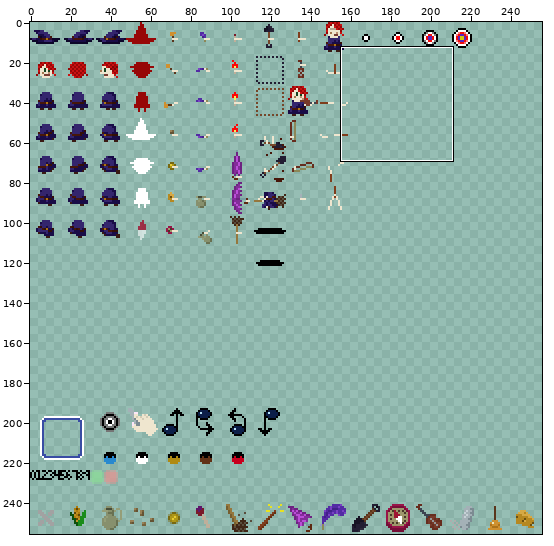
One commit to this sprite sheet: src/data/image/2.png. Above, an overview of the earlier version with the close-up marked.
Close-up. Old version:
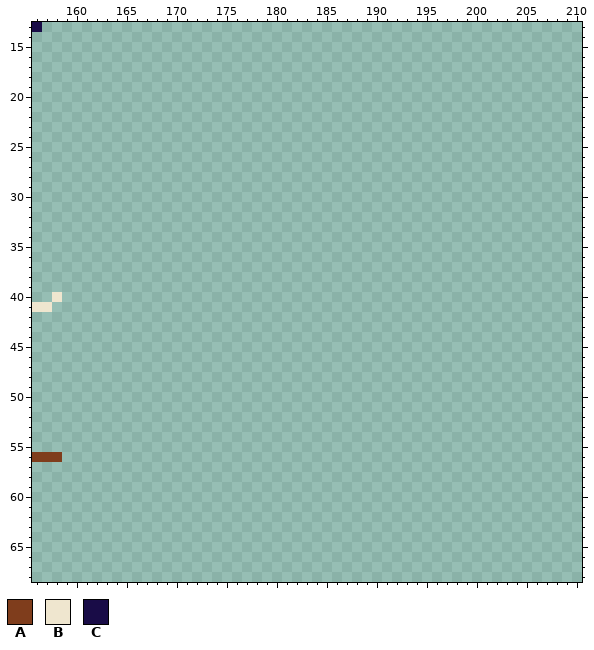
The file is 256x256 pixels. Colours within 5 levels of each other are drawn and written as one. Shown: x 156..210, y 13..68.
Palette (. is transparent): A #7f3d1c  B #efe6cf  C #190c47
Pixels before (only the part around the change), first column x 156:
13 C......................................................
14 .......................................................
15 .......................................................
16 .......................................................
17 .......................................................
18 .......................................................
19 .......................................................
20 .......................................................
21 .......................................................
22 .......................................................
23 .......................................................
24 .......................................................
25 .......................................................
26 .......................................................
27 .......................................................
28 .......................................................
29 .......................................................
30 .......................................................
31 .......................................................
32 .......................................................
33 .......................................................
34 .......................................................
35 .......................................................
36 .......................................................
37 .......................................................
38 .......................................................
39 .......................................................
40 ..B....................................................
41 BB.....................................................
42 .......................................................
43 .......................................................
44 .......................................................
45 .......................................................
46 .......................................................
47 .......................................................
48 .......................................................
49 .......................................................
50 .......................................................
51 .......................................................
52 .......................................................
53 .......................................................
54 .......................................................
55 .......................................................
56 AAA....................................................
57 .......................................................
58 .......................................................
59 .......................................................
60 .......................................................
61 .......................................................
62 .......................................................
63 .......................................................
64 .......................................................
65 .......................................................
66 .......................................................
67 .......................................................
68 .......................................................
The result:
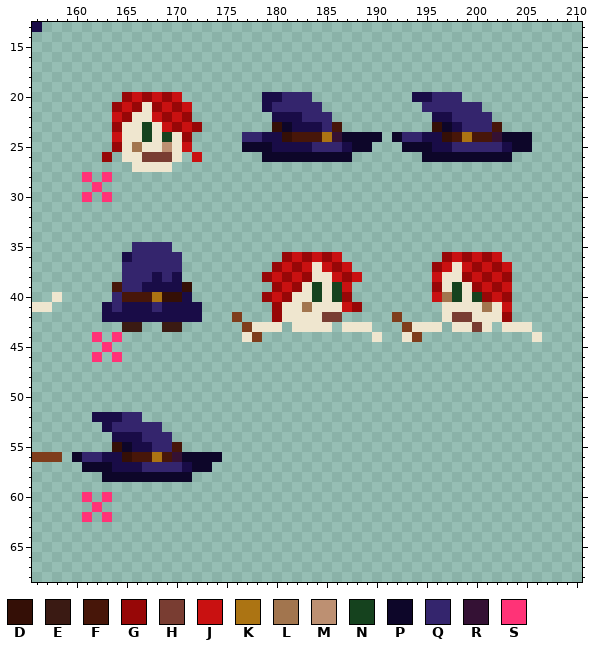
Colours new in this view: D #340f06  E #3a1a13  F #471609  G #970707  H #793d32  J #c91111  K #ac7413  L #a2754e  M #bd9072  N #15421e  P #0d0629  Q #34256d  R #341134  S #ff3377
Edits made:
y 20: x 165..170 ...... -> GJGJGJ; x 179..183 ..... -> CCQQQ; x 194..198 ..... -> CCQQQ
y 21: x 164..171 ........ -> GJGBGJGJ; x 179..184 ...... -> CQQQQQ; x 195..200 ...... -> QQQQQQ
y 22: x 164..171 ........ -> JGBBJGJG; x 180..185 ...... -> CCCQQQ; x 196..201 ...... -> CCQQQQ
y 23: x 164..172 ......... -> GBBNBJGJG; x 180..186 ....... -> DPCCCQF; x 196..202 ....... -> DPCQQQF
y 24: x 164..171 ........ -> JBBNBNBG; x 177..190 .............. -> QQCCDFFFKRPPPP; x 192..205 .............. -> PQQCCDFKFFRPPP
y 25: x 164..171 ........ -> GBLBBMBJ; x 177..189 ............. -> PPPCCCCQQQCPP; x 193..205 ............. -> PPPCCQQQQQCPP
y 26: x 163 . -> G; x 165..170 ...... -> BBHHHB; x 172 . -> J; x 179..187 ......... -> PPPPPPPPP; x 195..203 ......... -> PPPPPPPPP
y 27: x 166..169 .... -> BBBB
y 28: x 161 . -> S; x 163 . -> S
y 29: x 162 . -> S
y 30: x 161 . -> S; x 163 . -> S
y 35: x 166..169 .... -> QQQQ
y 36: x 165..170 ...... -> CQQQQQ; x 181..186 ...... -> GJGJGJ; x 197..202 ...... -> GJGJGJ
y 37: x 165..170 ...... -> QQQQQQ; x 180..187 ........ -> GJGJBJGJ; x 196..203 ........ -> GJBJGJGJ
y 38: x 165..170 ...... -> QQQCQC; x 179..188 .......... -> GJGJGBBJGJ; x 196..203 ........ -> JBBGJGJG
y 39: x 164..171 ........ -> FQQCCCCD; x 180..187 ........ -> GJGBNBNJ; x 196..203 ........ -> GBNBGJGJ
y 40: x 164..171 ........ -> QFFFKDDC; x 179..187 ......... -> GJGBBNBNG; x 196..203 ........ -> JLNBNGJG
y 41: x 163..172 .......... -> CQCCCQCCCC; x 180..188 ......... -> GBBLBBBJG; x 197..203 ....... -> BBBBLBJ
y 42: x 163..172 .......... -> CCCCCCCCCC; x 176 . -> A; x 180..186 ....... -> GBBBBHH; x 192 . -> A; x 197..203 ....... -> BHHBBBG
y 43: x 165..166 .. -> EE; x 169..170 .. -> EE; x 177..180 .... -> ABBB; x 182..185 .... -> BBBB; x 187..189 ... -> BBB; x 193..196 .... -> ABBB; x 198..201 .... -> BBHB; x 203..205 ... -> BBB
y 44: x 162 . -> S; x 164 . -> S; x 177..178 .. -> BA; x 190 . -> B; x 193..194 .. -> BA; x 206 . -> B
y 45: x 163 . -> S
y 46: x 162 . -> S; x 164 . -> S
y 52: x 162..166 ..... -> CCCQQ
y 53: x 163..168 ...... -> CQQQQQ
y 54: x 164..169 ...... -> CCCQQQ
y 55: x 164..170 ....... -> DPCCQQF
y 56: x 160..174 ............... -> PQQCCDFFKFRPPPP
y 57: x 161..173 ............. -> PPPCCCQQQQCPP
y 58: x 163..171 ......... -> PPPPPPPPP
y 60: x 161 . -> S; x 163 . -> S
y 61: x 162 . -> S
y 62: x 161 . -> S; x 163 . -> S
